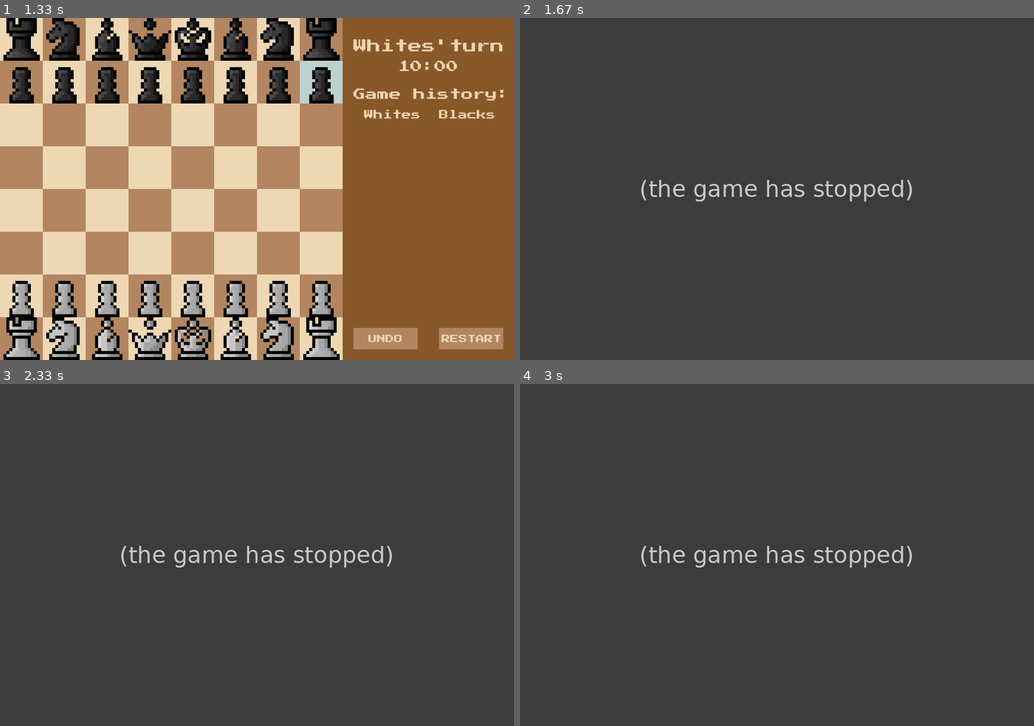
Above: before the commit, frames 1-4 (two rows, left to right).
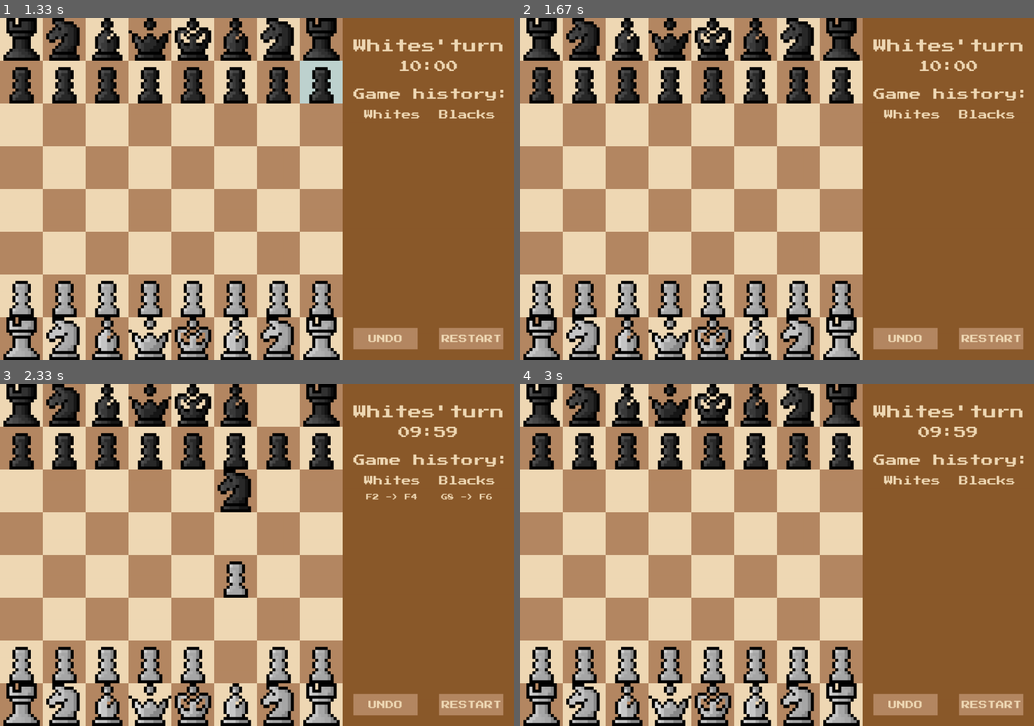
Above: after the commit, the same moments.

Repository: samuelminambres/chess.py
Game: pygame game, started from src/main.py
The game is run twice, just before and just after one commit, with the same random seed, the same clock (stepped at 60 frames per second) and the same inputs.
Inputs (mouse positions are in pixels of both pictures, inside the frame that each line leads up to):
- Up to frame 1 (1.33 s): click (236, 202) at 0.38 s; click "RESTART" at 0.72 s; click (334, 69) at 1.05 s
- Up to frame 2 (1.67 s): click (838, 219) at 1.38 s
- Up to frame 3 (2.33 s): click (231, 643) at 1.72 s; click (257, 596) at 2.05 s
- Up to frame 4 (3 s): click (879, 527) at 2.38 s; click "UNDO" at 2.72 s

Frame 1 is identical in both runs. In frame 2, 97% of the frame differs, in the area x 0-100%, y 0-100%; in frame 3, 97%; in frame 4, 97%.
Error before the commit: NameError: name 'Piece' is not defined (move.py line 17); the game stopped at 1.38 s (later frames are placeholders)

Commit message:
fix: minor fix in game and move

Diff:
--- a/src/game.py
+++ b/src/game.py
@@ -67,7 +67,7 @@
     def __str__(self):
         result = ""
         for move in self.history:
-            result += f"{to_notation(move["start"])} -> {to_notation(move["end"])}\n"
+            result += f"{to_notation(move.start)} -> {to_notation(move.end)}\n"
         return result
 
     def setup_standard_board(self):
--- a/src/move.py
+++ b/src/move.py
@@ -1,3 +1,5 @@
+from pieces import Piece
+
 class Move:
 
     def __init__(self, start: tuple, end: tuple, piece: Piece, target = None, en_passant_target = None, has_moved: bool = False):
